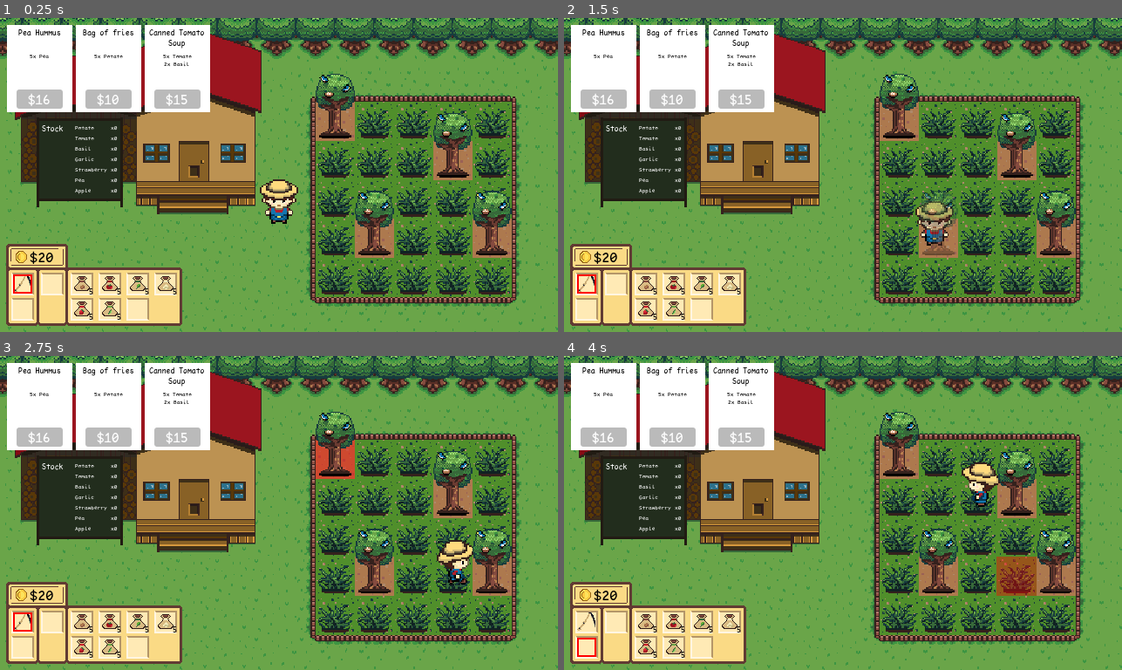
Above: before the commit, frames 1-4 (two rows, left to right).
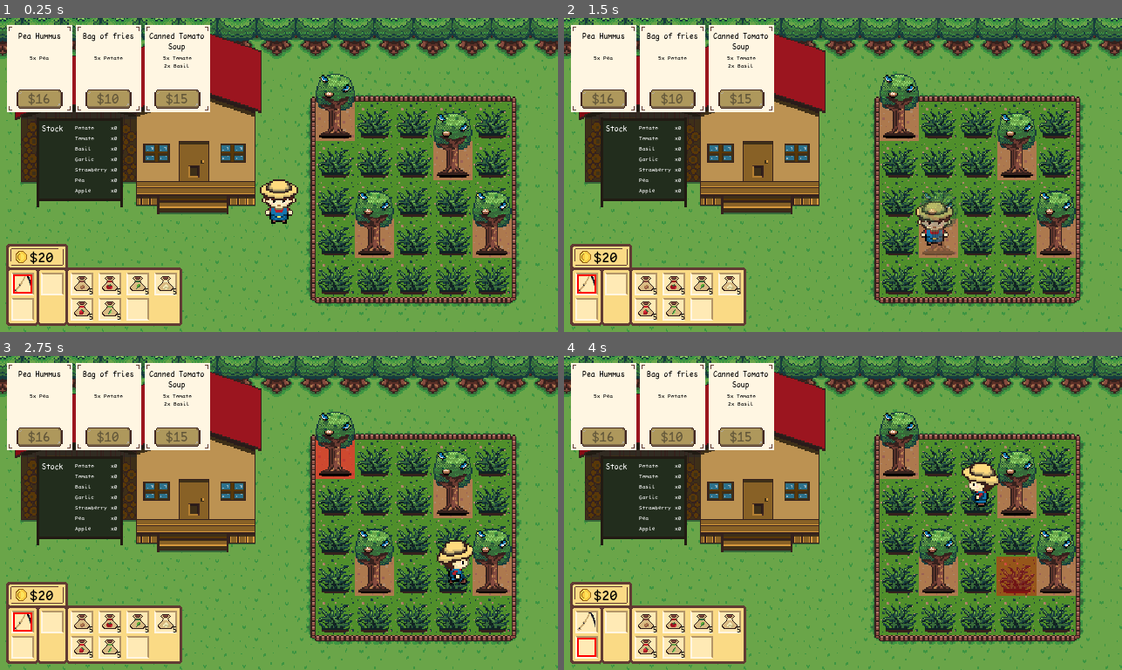
Above: after the commit, the same moments.

Repository: mikusaq/grub-n-grow
Game: Godot game, scene res://scenes/game.tscn
The game is run twice, just before and just after one commit, with the same random seed, the same clock (stepped at 60 frames per second) and the same inputs.
Inputs (mouse positions are in pixels of both pictures, inside the frame that each line leads up to):
- Up to frame 1 (0.25 s): no input
- Up to frame 2 (1.5 s): tap Enter at 0.5 s; move the mouse to (965, 159) at 0.52 s; press the mouse at (965, 159) at 0.53 s; hold D (right) 0.53-1.28 s; move the mouse to (731, 190) at 1.27 s; release the mouse at (731, 190) at 1.28 s; hold S (down) from 1.28 s (still down); tap N (next_turn) at 1.35 s
- Up to frame 3 (2.75 s): move the mouse to (334, 443) at 2.02 s; release S (down) at 2.03 s; hold D (right) from 2.03 s (still down); hold 1 (slot_1) from 2.03 s (still down)
- Up to frame 4 (4 s): move the mouse to (815, 575) at 2.77 s; release D (right) at 2.78 s; release 1 (slot_1) at 2.78 s; hold W (up) 2.78-3.53 s; tap 0 (slot_10) at 2.85 s; move the mouse to (1010, 560) at 3.52 s; hold A (left) from 3.53 s (still down); hold 2 (slot_2) from 3.53 s (still down)

The runs differ from the first frame. In frame 1, 9.7% of the frame differs, in the area x 1-38%, y 2-30%; in frame 2, 9.7%; in frame 3, 9.7%; in frame 4, 9.7%.

Commit message:
Add UI art to task cards

Diff:
--- a/resources/main_theme.tres
+++ b/resources/main_theme.tres
@@ -1,6 +1,44 @@
-[gd_resource type="Theme" load_steps=2 format=3 uid="uid://b8prix2n6p0hv"]
+[gd_resource type="Theme" load_steps=10 format=3 uid="uid://b8prix2n6p0hv"]
 
+[ext_resource type="Texture2D" uid="uid://clrbl86r51aak" path="res://assets/inventory.png" id="1_ewsur"]
 [ext_resource type="FontFile" uid="uid://br0ytyvgenot2" path="res://assets/fonts/pointfree.ttf" id="1_sutv3"]
+
+[sub_resource type="AtlasTexture" id="AtlasTexture_vd160"]
+atlas = ExtResource("1_ewsur")
+region = Rect2(65, 165, 34, 16)
+
+[sub_resource type="StyleBoxTexture" id="StyleBoxTexture_67dgu"]
+texture = SubResource("AtlasTexture_vd160")
+modulate_color = Color(0.695503, 0.695503, 0.695503, 1)
+
+[sub_resource type="StyleBoxEmpty" id="StyleBoxEmpty_4cjpx"]
+
+[sub_resource type="AtlasTexture" id="AtlasTexture_8ytfi"]
+atlas = ExtResource("1_ewsur")
+region = Rect2(65, 165, 34, 16)
+
+[sub_resource type="StyleBoxTexture" id="StyleBoxTexture_i77rk"]
+texture = SubResource("AtlasTexture_8ytfi")
+modulate_color = Color(0.903598, 0.903598, 0.903598, 1)
+
+[sub_resource type="AtlasTexture" id="AtlasTexture_rla23"]
+atlas = ExtResource("1_ewsur")
+region = Rect2(65, 165, 34, 16)
+
+[sub_resource type="StyleBoxTexture" id="StyleBoxTexture_c2lvt"]
+texture = SubResource("AtlasTexture_rla23")
 
 [resource]
 default_font = ExtResource("1_sutv3")
+Button/colors/font_color = Color(0, 0, 0, 1)
+Button/colors/font_disabled_color = Color(0.0846899, 0.08469, 0.0846898, 0.5)
+Button/colors/font_focus_color = Color(0, 0, 0, 1)
+Button/colors/font_hover_color = Color(0, 0, 0, 1)
+Button/colors/font_hover_pressed_color = Color(0, 0, 0, 1)
+Button/colors/font_pressed_color = Color(0, 0, 0, 1)
+Button/font_sizes/font_size = 14
+Button/styles/disabled = SubResource("StyleBoxTexture_67dgu")
+Button/styles/focus = SubResource("StyleBoxEmpty_4cjpx")
+Button/styles/hover = SubResource("StyleBoxTexture_i77rk")
+Button/styles/normal = SubResource("StyleBoxTexture_c2lvt")
+Button/styles/pressed = null
--- a/scenes/ui/task_card_ui.tscn
+++ b/scenes/ui/task_card_ui.tscn
@@ -1,7 +1,12 @@
-[gd_scene load_steps=3 format=3 uid="uid://dkmao3uuabg7v"]
+[gd_scene load_steps=5 format=3 uid="uid://dkmao3uuabg7v"]
 
 [ext_resource type="Theme" uid="uid://b8prix2n6p0hv" path="res://resources/main_theme.tres" id="1_uf5lu"]
 [ext_resource type="Script" path="res://scripts/task_card_ui.gd" id="2_xrk0i"]
+[ext_resource type="Texture2D" uid="uid://clrbl86r51aak" path="res://assets/inventory.png" id="3_qvhc6"]
+
+[sub_resource type="AtlasTexture" id="AtlasTexture_8n383"]
+atlas = ExtResource("3_qvhc6")
+region = Rect2(4, 163, 48, 58)
 
 [node name="TaskCardUI" type="Control"]
 custom_minimum_size = Vector2(75, 100)
@@ -10,7 +15,7 @@
 theme = ExtResource("1_uf5lu")
 script = ExtResource("2_xrk0i")
 
-[node name="ColorRect" type="ColorRect" parent="."]
+[node name="ColorRect" type="TextureRect" parent="."]
 layout_mode = 1
 anchors_preset = 15
 anchor_right = 1.0
@@ -18,12 +23,13 @@
 grow_horizontal = 2
 grow_vertical = 2
 theme = ExtResource("1_uf5lu")
+texture = SubResource("AtlasTexture_8n383")
 
 [node name="Name" type="Label" parent="."]
 layout_mode = 0
-offset_top = 3.0
+offset_top = 7.0
 offset_right = 75.0
-offset_bottom = 29.0
+offset_bottom = 33.0
 theme = ExtResource("1_uf5lu")
 theme_override_colors/font_color = Color(0, 0, 0, 1)
 theme_override_constants/line_spacing = 0
@@ -34,7 +40,7 @@
 
 [node name="Tasks" type="Label" parent="."]
 layout_mode = 0
-offset_top = 31.0
+offset_top = 33.0
 offset_right = 75.0
 offset_bottom = 72.0
 theme = ExtResource("1_uf5lu")
@@ -55,15 +61,6 @@
 offset_bottom = 96.0
 theme = ExtResource("1_uf5lu")
 disabled = true
-
-[node name="MoneyAmount" type="Label" parent="CompleteButton"]
-layout_mode = 0
-offset_right = 52.0
-offset_bottom = 23.0
-theme = ExtResource("1_uf5lu")
-theme_override_font_sizes/font_size = 14
 text = "$10"
-horizontal_alignment = 1
-vertical_alignment = 1
 
 [connection signal="pressed" from="CompleteButton" to="." method="_on_complete_button_pressed"]
--- a/scenes/world.tscn
+++ b/scenes/world.tscn
@@ -2,7 +2,7 @@
 
 [ext_resource type="Script" path="res://scripts/farm_grid.gd" id="1_qy2y8"]
 [ext_resource type="Material" uid="uid://ssbc1q5j0pts" path="res://shaders/farm_tile_shader_material.material" id="2_4cbld"]
-[ext_resource type="Texture2D" uid="uid://1yg5atoc6j4" path="res://assets/invironment_tree.png" id="2_tq4rq"]
+[ext_resource type="Texture2D" uid="uid://1yg5atoc6j4" path="res://assets/environment_tree.png" id="2_tq4rq"]
 [ext_resource type="Resource" uid="uid://behc610vpoq6t" path="res://resources/inventory/player_inventory.tres" id="3_33r3p"]
 [ext_resource type="Texture2D" uid="uid://b682p1xtn8esj" path="res://assets/house.png" id="3_w2bcj"]
 [ext_resource type="Resource" uid="uid://m1lque6lxlpi" path="res://resources/inventory/crop_inventory.tres" id="4_2usl0"]
--- a/scripts/task_card_ui.gd
+++ b/scripts/task_card_ui.gd
@@ -14,7 +14,7 @@
 	for task in task_card.tasks:
 		tasks_str += str(task.amount) + "x " + task.item.name + "\n"
 	$Tasks.text = tasks_str
-	$CompleteButton/MoneyAmount.text = Const.MONEY_SYMBOL + str(task_card.reward)
+	$CompleteButton.text = Const.MONEY_SYMBOL + str(task_card.reward)
 
 
 func update_fulfill_condition() -> void:
Renamed: assets/invironment_tree.png -> assets/environment_tree.png
Not shown, changed: assets/environment_tree.png.import
